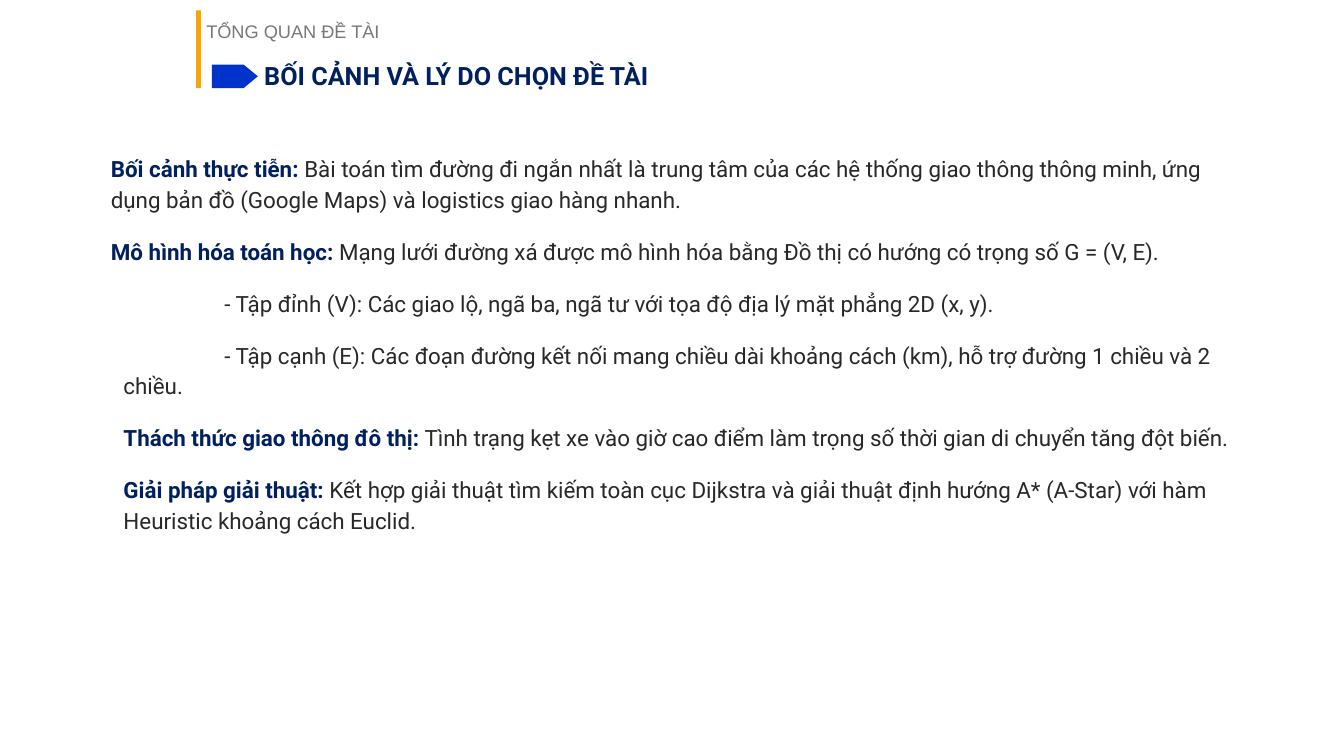
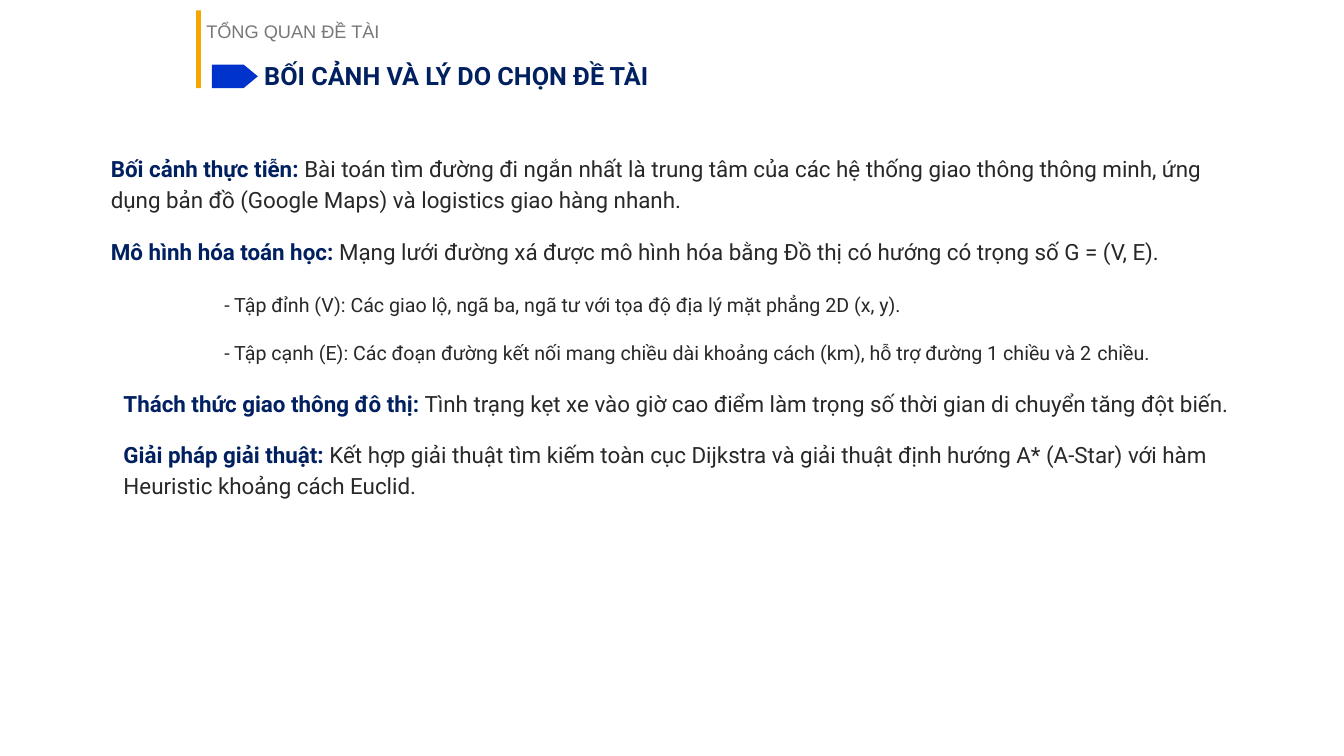
Before and after one commit to hakien2525-pixel/CTDLGT, a slide deck: slide 5 of NopBai/BaoCao_ThuyetTrinh_DeTai5.pptx. Drawn at 1344x756 pixels with LibreOffice and Linux fonts; fonts in the diff are those of the drawing; background and template pictures are left out. Boxes give left, top, right and bottom in pixels: in the first picture for what was removed or moved away, otherwise in the second. Text is boxed around its words. In the diff, an @@ line names an element or a change of style, - is before the commit and + after.

```diff
--- a/NopBai/BaoCao_ThuyetTrinh_DeTai5.pptx
+++ b/NopBai/BaoCao_ThuyetTrinh_DeTai5.pptx
@@ text at (234, 295, 1149, 365): size 16 to 14 pt in "- Tập đỉnh (V): Các giao lộ, ...", "- Tập cạnh (E): Các đoạn đường ..." @@
```
Also in this commit, not shown: 3 other slides changed, 3 slides removed.
